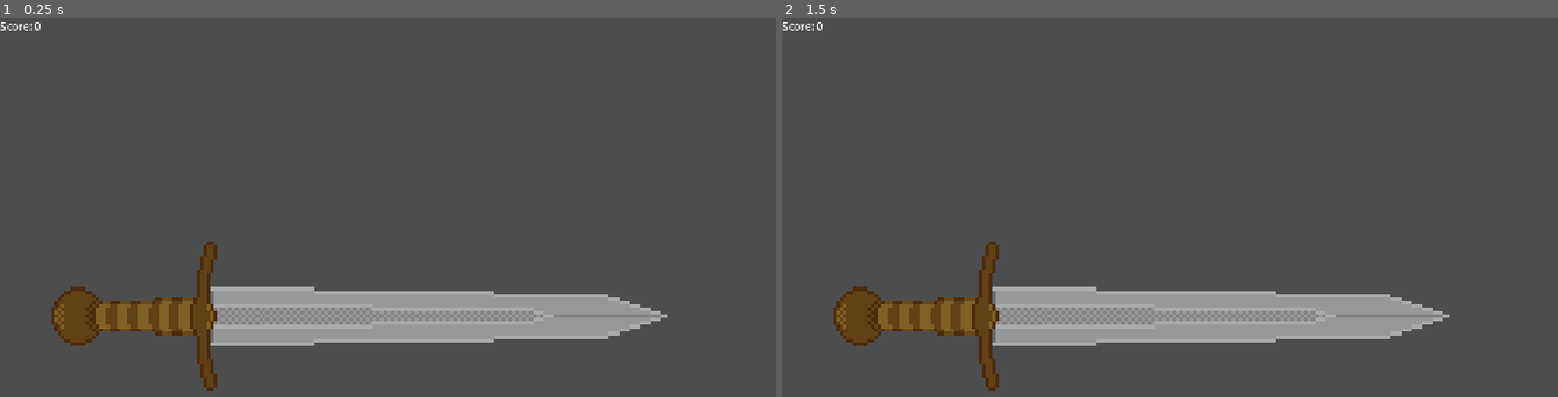
Above: before the commit, frames 1-2 (left to right).
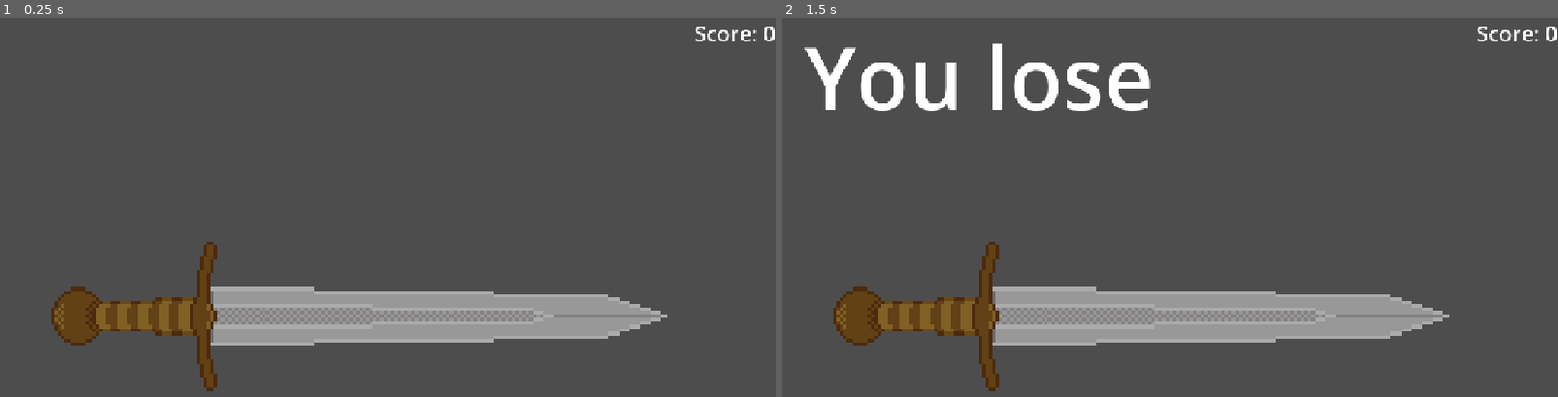
Above: after the commit, the same moments.

Repository: guillaumevpayet/mini-jame-gam-58
Game: Godot game, scene res://scenes/main.tscn
Two runs of this game, one before a commit and one after it. Both use one fixed random seed, a clock stepped at 60 frames per second and the inputs below. Sound files missing from this copy of the repository are replaced by a short silence.
Inputs (mouse positions are in pixels of both pictures, inside the frame that each line leads up to):
- Up to frame 1 (0.25 s): no input
- Up to frame 2 (1.5 s): tap Enter at 0.5 s; move the mouse to (1340, 215) at 0.52 s; click (1340, 215) at 0.67 s; tap Space at 1.25 s; move the mouse to (1014, 256) at 1.27 s; click (1014, 256) at 1.42 s

The runs differ from the first frame. In frame 1, 0.2% of the frame differs, in the area x 0-100%, y 1-7%; in frame 2, 2.7%, in the area x 0-100%, y 1-25%.

Commit message:
Added a win/lose condition.

Diff:
--- a/resources/songs/demo_song/rhythm_song.tres
+++ b/resources/songs/demo_song/rhythm_song.tres
@@ -55,4 +55,7 @@
 
 [resource]
 script = ExtResource("1_f0a88")
+minimum_target_score = 15
+score_increase_for_high_hit = 2
+score_increase_for_low_hit = 1
 timing_windows = Array[ExtResource("2_eg5lw")]([SubResource("Resource_f0a88"), SubResource("Resource_eg5lw"), SubResour …(239 unchanged characters)…
--- a/scenes/main.tscn
+++ b/scenes/main.tscn
@@ -13,17 +13,33 @@
 scale = Vector2(5.14375, 5.14375)
 texture = ExtResource("1_tbgi4")
 
-[node name="BeatMarkerMaker" type="Node" parent="." unique_id=690469909]
+[node name="BeatMarkerMaker" type="Node" parent="." unique_id=690469909 node_paths=PackedStringArray("gameOverLabel")]
 script = ExtResource("3_jyhfs")
 song = ExtResource("3_sugp2")
 beat_marker = ExtResource("2_0wfyh")
+gameOverLabel = NodePath("../GameOverLabel")
 time_before_beat = 1.0
 
 [node name="Label" type="Label" parent="BeatMarkerMaker" unique_id=1534036321]
-offset_right = 61.0
-offset_bottom = 23.0
+anchors_preset = 1
+anchor_left = 1.0
+anchor_right = 1.0
+offset_left = -121.0
+offset_bottom = 45.0
+grow_horizontal = 0
+theme_override_font_sizes/font_size = 32
 text = "Score: 0"
 
 [node name="AudioStreamPlayer2D" type="AudioStreamPlayer2D" parent="BeatMarkerMaker" unique_id=754870742]
 stream = ExtResource("4_jyhfs")
 autoplay = true
+
+[node name="GameOverLabel" type="Label" parent="." unique_id=1852502368]
+visible = false
+offset_right = 587.0
+offset_bottom = 175.0
+theme_override_font_sizes/font_size = 128
+text = "You Lose!"
+horizontal_alignment = 1
+
+[connection signal="finished" from="BeatMarkerMaker/AudioStreamPlayer2D" to="BeatMarkerMaker" method="_on_audio_stream_player_2d_finished"]
--- a/scripts/beat_marker.gd
+++ b/scripts/beat_marker.gd
@@ -4,7 +4,7 @@
 
 
 @export var tolerances: Array[float]
-@export var indicator_ring_max_scale: float = 4
+@export var indicator_ring_max_scale: float = 3
 @export var max_radius: float = 30
 
 
@@ -58,7 +58,7 @@
 
 		for score in range(tolerance_count):
 			if abs(_remaining_time_to_beat) <= tolerances[score]:
-				score_obtained.emit(tolerance_count - score)
+				score_obtained.emit(tolerance_count - score - 1)
 				break
 
 	queue_free()
--- a/scripts/beat_marker_maker.gd
+++ b/scripts/beat_marker_maker.gd
@@ -3,6 +3,7 @@
 
 @export var song: RhythmSong
 @export var beat_marker: PackedScene
+@export var gameOverLabel: Label
 
 ## Time to spawn the beat marker before the beat, in seconds.
 @export var time_before_beat: float
@@ -25,6 +26,9 @@
 	var playback_position: float = _audio_stream_player.get_playback_position()
 	var half_delta: float = 0.5 * _delta
 
+	if _next_timing_window_index >= song.timing_windows.size():
+		return
+
 	var timing_window: RhythmTimingWindow = song.timing_windows[_next_timing_window_index]
 
 	if playback_position > timing_window.timestamp - time_before_beat:
@@ -40,6 +44,22 @@
 
 
 func _on_BeatMarker_score_obtained(score: int):
-	_score += score
-	$Label.text = "Score: " + str(_score) + ""
+	match score:
+		0:
+			pass
+		1:
+			_score += song.score_increase_for_low_hit
+		2:
+			_score += song.score_increase_for_high_hit
+
+	$Label.text = "Score: " + str(_score) + " / " + str(song.minimum_target_score)
 	score_changed.emit(_score)
+
+
+func _on_audio_stream_player_2d_finished() -> void:
+	if _score < song.minimum_target_score:
+		gameOverLabel.text = "You lose"
+	else:
+		gameOverLabel.text = "You win!"
+
+	gameOverLabel.visible = true
